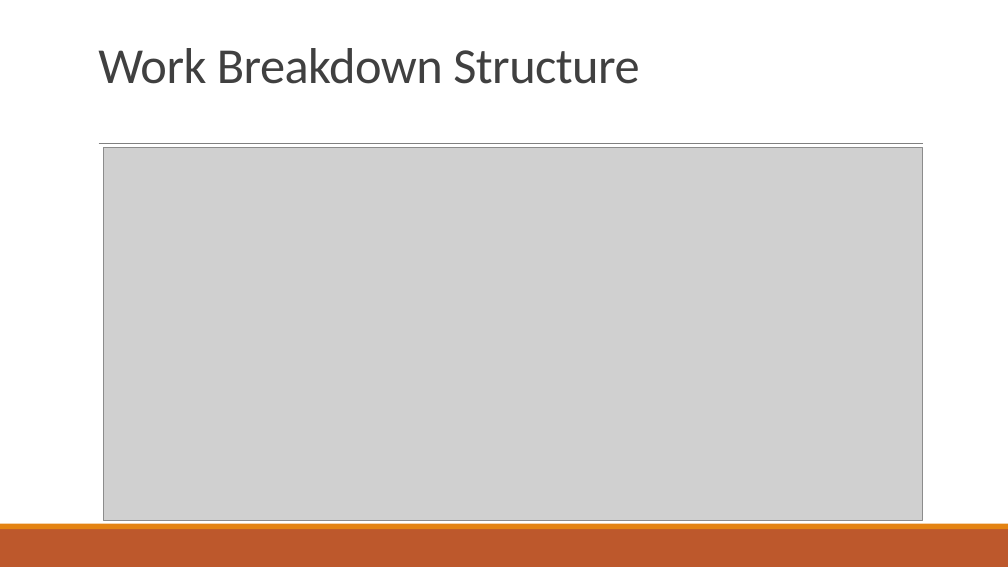
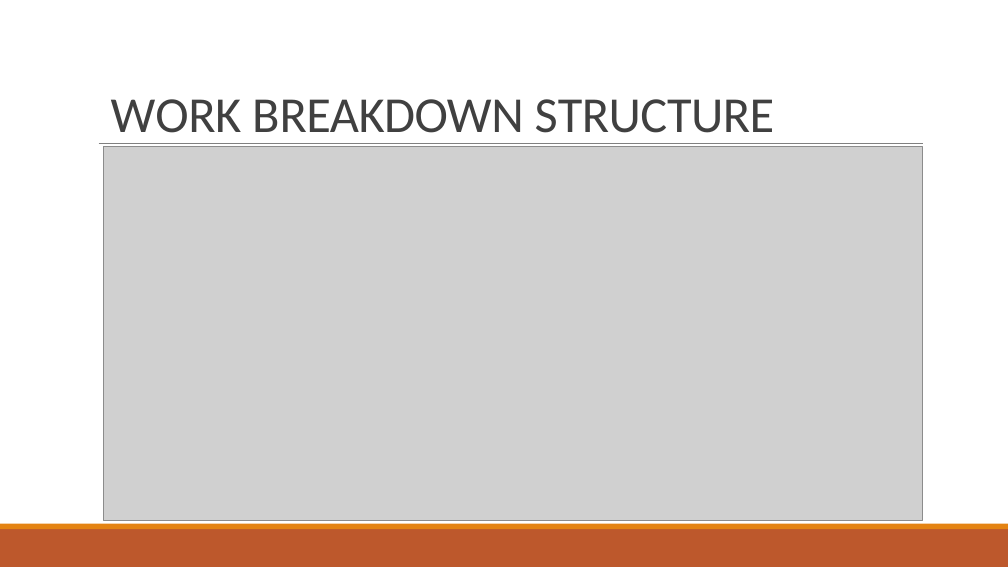
Before and after one commit to MaheswaraAW/-PPL4611, a slide deck: slide 5 of Aplikasi Catalog Board Game.pptx. Drawn at 1008x567 pixels with LibreOffice and Linux fonts; fonts in the diff are those of the drawing; grey boxes stand for pictures. Boxes give left, top, right and bottom in pixels: in the first picture for what was removed or moved away, otherwise in the second. Text is boxed around its words. In the diff, an @@ line names an element or a change of style, - is before the commit and + after.

```diff
--- a/Aplikasi Catalog Board Game.pptx
+++ b/Aplikasi Catalog Board Game.pptx
@@ title at (111,99,775,144): text changed @@
-Work Breakdown Structure
+WORK BREAKDOWN STRUCTURE
```
Also in this commit, not shown: 12 other slides changed, 1 slide added, 1 slide removed.
